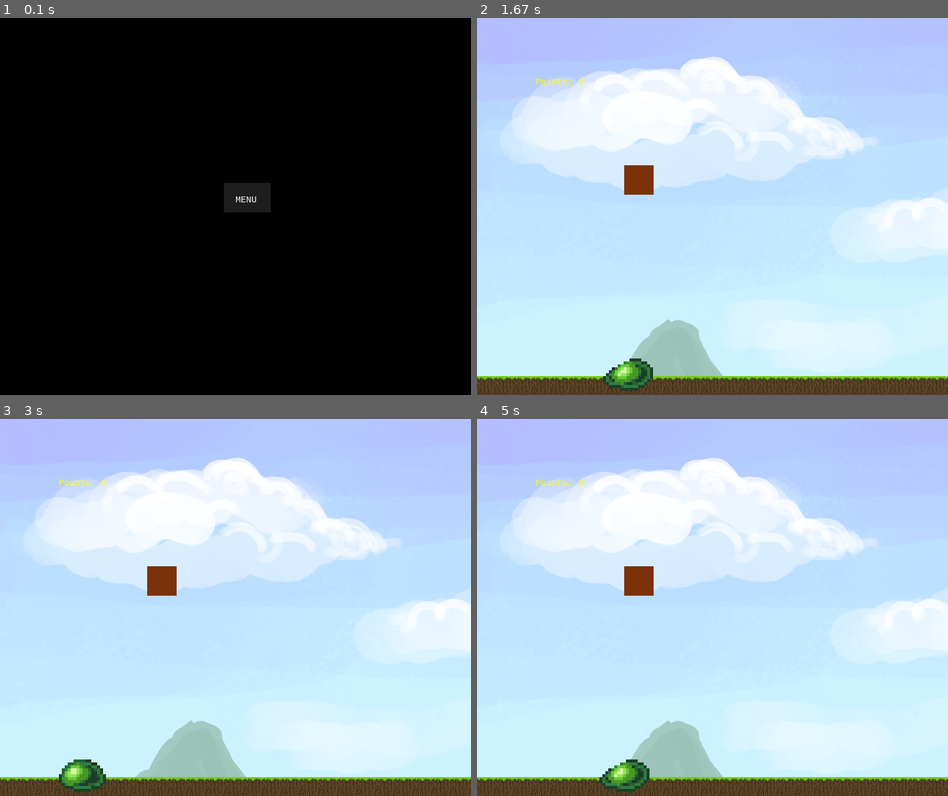
Above: before the commit, frames 1-4 (two rows, left to right).
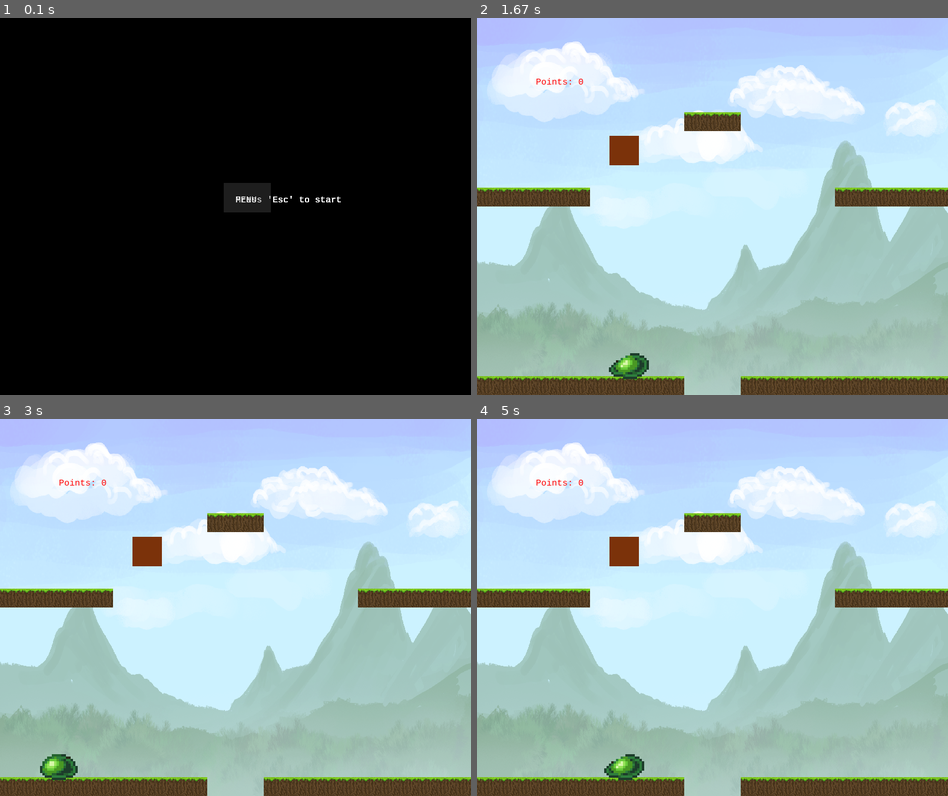
Above: after the commit, the same moments.

Repository: MikkelFondt/1stGame
Game: pygame game, started from pygametest1.1.py
The game is run twice, just before and just after one commit, with the same random seed, the same clock (stepped at 60 frames per second) and the same inputs.
Inputs:
- Up to frame 1 (0.1 s): no input
- Up to frame 2 (1.67 s): tap P at 0.33 s; hold Right 0.67-1.13 s; hold Right from 1.5 s (still down)
- Up to frame 3 (3 s): release Right at 1.97 s; hold Left 2-2.53 s; hold Left 2.57-2.97 s
- Up to frame 4 (5 s): hold Up 3-3.37 s; hold Right 3.4-4.03 s; hold Left 4.07-4.53 s; hold Right from 4.57 s (still down)

The runs differ from the first frame. In frame 1, 0.1% of the frame differs, in the area x 50-73%, y 47-49%; in frame 2, 55%, in the area x 0-100%, y 6-100%; in frame 3, 55%; in frame 4, 55%.

Commit message:
Levels, platforms og deaths 1.0

Diff:
--- a/environment.py
+++ b/environment.py
@@ -10,9 +10,60 @@
 class Environment:
     def __init__(self):
         self.level = 0
-        self.bg = pygame.image.load('bg.jpg')
+        background = pygame.image.load('bg.jpg')
+        self.bg = pygame.transform.scale(background, (800,640))
+
         self.platforms = [pygame.image.load('tile_00.png'),pygame.image.load('tile_01.png'),pygame.image.load('tile_02.png')]
         self.level1 = [[0,0,0,0,0,0,0,0,0,0,0,0,0,0,0,0,0,0,0,1] for i in range(25)]
+
+        self.level2 = [[0,0,0,0,0,0,0,1,0,0,0,0,0,0,0,0,0,0,0,1] for i in range(6)]
+        for j in range(13):
+            self.level2.append([0,0,0,0,0,0,0,0,0,0,0,0,0,0,0,0,0,0,0,1])
+        for k in range(6):
+            self.level2.append([0,0,0,0,0,0,0,1,0,0,0,0,0,0,0,0,0,0,0,1])
+
+        self.level3 = [[0,0,0,0,0,0,0,1,0,0,0,0,0,0,0,0,0,0,0,1] for i in range(6)]
+        for j in range(5):
+            self.level3.append([0,0,0,0,0,0,0,0,0,0,0,0,0,0,0,0,0,0,0,1])
+        for j in range(3):
+            self.level3.append([0,0,0,0,0,0,0,0,0,0,0,0,0,0,0,0,0,0,0,0])
+        for j in range(5):
+            self.level3.append([0,0,0,0,0,0,0,0,0,0,0,0,0,0,0,0,0,0,0,1])
+        for k in range(6):
+            self.level3.append([0,0,0,0,0,0,0,1,0,0,0,0,0,0,0,0,0,0,0,1])
+
+
+        self.level4 = [[0,0,0,0,0,0,0,0,0,1,0,0,0,0,0,0,0,0,0,1] for i in range(6)]
+        for j in range(5):
+            self.level4.append([0,0,0,0,0,0,0,0,0,0,0,0,0,0,0,0,0,0,0,1])
+        for j in range(3):
+            self.level4.append([0,0,0,0,0,1,0,0,0,0,0,0,0,0,0,0,0,0,0,0])
+        for j in range(5):
+            self.level4.append([0,0,0,0,0,0,0,0,0,0,0,0,0,0,0,0,0,0,0,1])
+        for k in range(6):
+            self.level4.append([0,0,0,0,0,0,0,0,0,1,0,0,0,0,0,0,0,0,0,1])
+
+
+
+    def find_col(self,x,y):
+#Midlertidlig
+#        try:
+#            if self.level4[int(x/32)][int(y/32)] == 1:
+#                return True
+#            else:
+#                return False
+#        except:
+#            return False
+
+        if 0 <= int(x/32) < len(self.level4) and 0 <= int(y/32) < len(self.level4[0]):
+            if self.level4[int(x/32)][int(y/32)] == 1:
+                return True
+            else:
+                return False
+        else:
+            return False
+
+
 #    def design_level():
 #        a = 0
 #        if self.level == 0:
--- a/player.py
+++ b/player.py
@@ -5,18 +5,34 @@
 @author: mikke
 """
 import pygame
+from environment import Environment
 
 class Player:
     def __init__(self):
         self.x = 100
         self.y = 100
+
+        self.e = Environment()
+
         self.up = False
         self.down = False
         self.left = False
         self.right = False
-        self.onGround = False
+
+        self.HP = 100.0
+        self.lives = 3
+
+        self.state = 0
+        self.stateTime = 0
+
+        #0 = onGround, 1 = jumping, 2 = Falling
+        self.jState = 2
+        self.jumpTime = 0
+
         self.squich = False
+
         self.vMovement = 0.0
+
 
         try:
             #.convert() converterer billedet til det format, der
@@ -26,7 +42,7 @@
             pass
 
          #   Stå1        Stå2            Jordsplat   Død
-        rects = ((4,8,16,10), (36,7,16,11), (67,0,18,19), (97,0,22,19),
+        rects = ((4,8,16,10), (36,7,16,11), (67,0,18,19), (97,3,22,14),
                 #     Op1         Op2             Fald1           Fald2
                  (5,26,14,13), (37,26,14,16), (69,28,14,13), (101,25,14,16),
                 #   GåVenstre1  GåVenstre2      GåHøjre1        GåHøjre2
@@ -38,28 +54,82 @@
             image.blit(self.sheet, (0, 0), pygame.Rect(r))
             self.sprites.append(image)
 
-    def tick(self, pg, pressed):
+    def tick(self, pg, pressed,ticktime):
         self.up = False
         self.down = False
         self.left = False
         self.right = False
-        if pressed[pg.K_UP]: #and dist to ground < ? (lav også det til +=)
-            self.vMovement =20
+
+        if self.state == 1:
+            self.stateTime += ticktime
+            if self.stateTime > 1000:
+                self.state = 0
+                self.y = 100
+                self.x = 100
+                self.HP = 100.0
+                self.stateTime = 0
+                self.vMovement = 0.0
+#                self.lives -= 1
+
+
+        #Vertical movement
+        if self.jState == 0:
+
+            if pressed[pg.K_UP]:
+                self.jState = 1
+
+            self.ctrl_p()
+            if self.e.find_col(self.x,self.y) ==False:
+                self.jState=2
+
+
+        if self.jState == 1 and self.jumpTime< 10:
+            if pressed[pg.K_UP]:
+                self.jumpTime += 1
+                self.y -= 20
+                self.up = True
+                if self.jumpTime >= 10:
+                    self.jumpTime = 0
+                    self.jState = 2
+                    self.vMovement = 13
+            else:
+                self.jumpTime = 0
+                self.jState = 2
+                self.vMovement = 13
+
+        if self.jState == 2:
+            if self.vMovement > 5:
+                self.up = True
+            elif self.vMovement < -5:
+                self.down = True
+
+            self.y -= self.vMovement*float(ticktime)/16
+            self.vMovement -= 0.5*float(ticktime)/16
+
+            self.ctrl_p()
+            if self.e.find_col(self.x,self.y) ==True and self.vMovement<0:
+                self.y = int(self.y/32)*32
+                self.vMovement = 0
+                self.jState = 0
+
+        #Horizontal movement
         if pressed[pg.K_LEFT]:
-            self.x -= 3
+            self.x -= 4*float(ticktime)/16
             self.left = True
         if pressed[pg.K_RIGHT]:
-            self.x += 3
+            self.x += 4*float(ticktime)/16
             self.right = True
 
-        self.y -= self.vMovement
-        self.vMovement -= 2
 
-        if self.y > 578:
-            self.vMovement = 0
-            self.y = 578
+    def ctrl_p(self):
+        if self.x < 0:
+            self.x = 0
+        if self.x > 790:
+            self.x = 790
 
-        if self.vMovement > 5:
-            self.up = True
-        elif self.vMovement < -5:
-            self.down = True
+        if self.y < 10:
+            self.y = 10
+        if self.y > 640:
+            self.y = 640
+            self.HP = 0
+            self.state = 1
--- a/pygametest1.1.py
+++ b/pygametest1.1.py
@@ -50,18 +50,24 @@
     if game.state == 0:
         pygame.draw.rect(screen, (30,30,30), pygame.Rect(380, 280, 80, 50))
         screen.blit(myfont.render("MENU", 1, (255,255,255)), (400, 300))
+        screen.blit(myfont.render("Press 'Esc' to start", 1, (255,255,255)), (400, 300))
 
     elif game.state == 1:
         #environment
         screen.blit(game.e.bg,(0,0))
 
-        for i in range(len(game.e.level1)):
-            for j in range(len(game.e.level1[0])):
-                if game.e.level1[i][j] == 1:
+        for i in range(len(game.e.level4)):
+            for j in range(len(game.e.level4[0])):
+                if game.e.level4[i][j] == 1:
                     screen.blit(game.e.platforms[0], (i*32,j*32))
 
         #pygame.draw.rect(screen, (10,123,50), pygame.Rect(game.x, game.y, 50, 50))
-        if game.p.up:
+        if game.p.state == 1:
+#            if game.p.lives < 0:
+#                game.state = 0
+            sprite = game.p.sprites[3]
+            #game.p.respawn()
+        elif game.p.up:
             sprite = game.p.sprites[4+int(pygame.time.get_ticks()/200)%2]
         elif game.p.down:
             sprite = game.p.sprites[6+int(pygame.time.get_ticks()/200)%2]
@@ -71,11 +77,13 @@
             sprite = game.p.sprites[10+int(pygame.time.get_ticks()/200)%2]
         else:
             sprite = game.p.sprites[int(pygame.time.get_ticks()/300)%2]
-        sprite = pygame.transform.scale(sprite,(sprite.get_width()*5,sprite.get_height()*5))
-        screen.blit(sprite, (game.p.x, game.p.y))
+        hw = [sprite.get_width(),sprite.get_height()]
+        sprite = pygame.transform.scale(sprite,(hw[0]*4,hw[1]*4))
+        screen.blit(sprite, (game.p.x - hw[0]*2, game.p.y - hw[1]*3.5))
 
-        pygame.draw.rect(screen, (123,50,10), pygame.Rect(game.target[0], game.target[1], 50, 50))
-        screen.blit(myfont.render("Points: {}".format(game.points), 1, (255,255,0)), (100, 100))
+        pygame.draw.rect(screen, (123,50,10), pygame.Rect(game.target[0]-25, game.target[1]-50, 50, 50))
+
+        screen.blit(myfont.render("Points: {}".format(game.points), 1, (255,0,0)), (100, 100))
 
 
     elif game.state == 2:
@@ -94,6 +102,7 @@
 clock = pygame.time.Clock()
 
 while not done:
+    ticktime = clock.tick(60)
     for event in pygame.event.get():
         if event.type == pygame.QUIT:
             done = True
@@ -108,10 +117,9 @@
     pressed = pygame.key.get_pressed()
 
     if game.state == 1:
-        game.p.tick(pygame,pressed)
+        game.p.tick(pygame,pressed, ticktime)
     game.tick(pygame, pressed)
 
     draw_game()
 
     pygame.display.flip()
-    clock.tick(60)
Binary file changed: FullGreenSlimes.png
